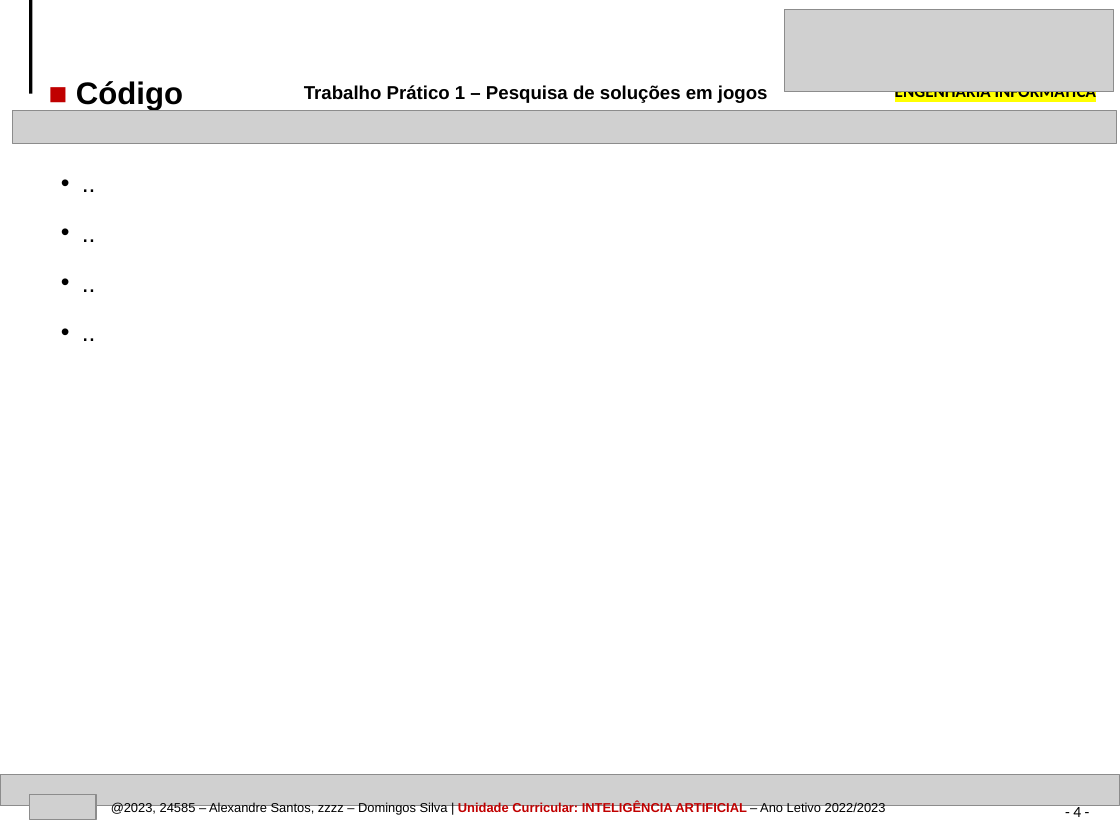
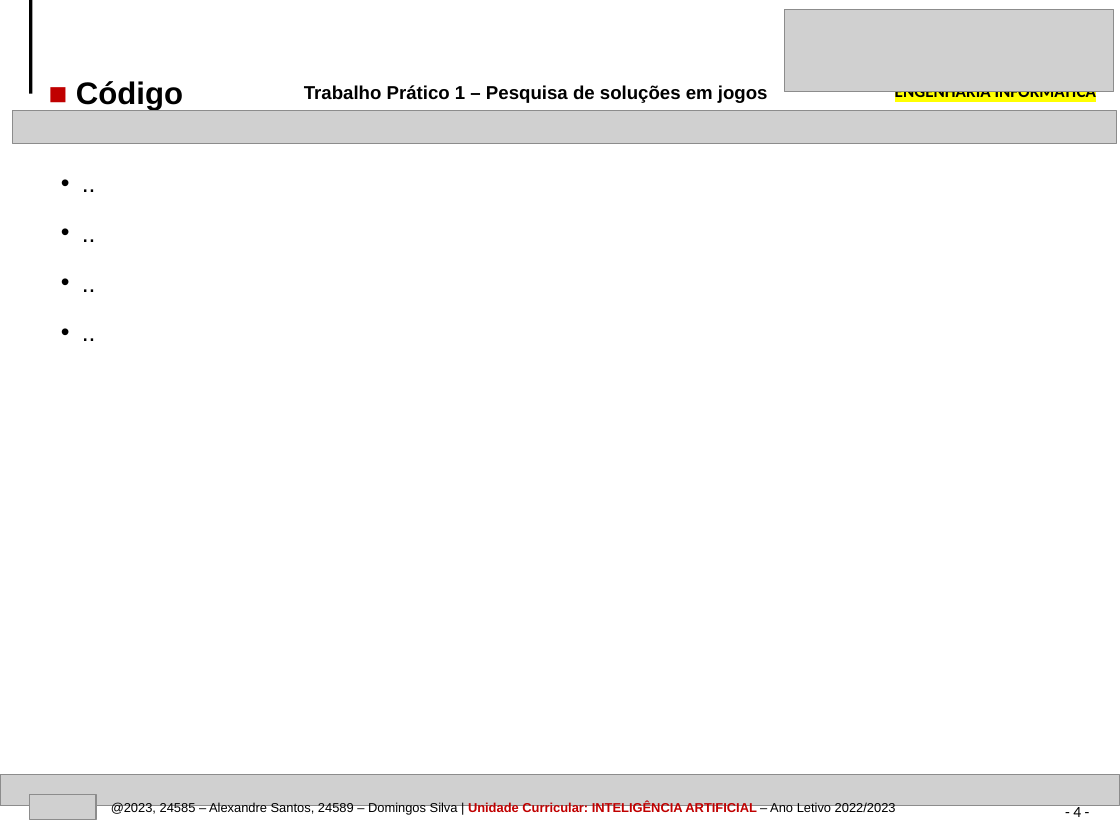
Before and after one commit to AlexandrePSantos/IPVC_EI_IA_TP1_TexasHoldEm, a slide deck: slide 4 of IPVC-EI-IA-TrabPratico1-Pesquisa_de_solucoes_em_jogos-24585.pptx. Drawn at 1120x840 pixels with LibreOffice and Linux fonts; fonts in the diff are those of the drawing; grey boxes stand for pictures. Boxes give left, top, right and bottom in pixels: in the first picture for what was removed or moved away, otherwise in the second. Text is boxed around its words. In the diff, an @@ line names an element or a change of style, - is before the commit and + after.

```diff
--- a/IPVC-EI-IA-TrabPratico1-Pesquisa_de_solucoes_em_jogos-24585.pptx
+++ b/IPVC-EI-IA-TrabPratico1-Pesquisa_de_solucoes_em_jogos-24585.pptx
@@ text at bbox=[111, 801, 896, 814]: text changed @@
-@2023, 24585 – Alexandre Santos, zzzz – Domingos Silva | Unidade Curricular: INTELIGÊNCIA ARTIFICIAL – Ano Letivo 2022/2023
+@2023, 24585 – Alexandre Santos, 24589 – Domingos Silva | Unidade Curricular: INTELIGÊNCIA ARTIFICIAL – Ano Letivo 2022/2023
```
Also in this commit, not shown: 4 other slides changed, 2 other files.
